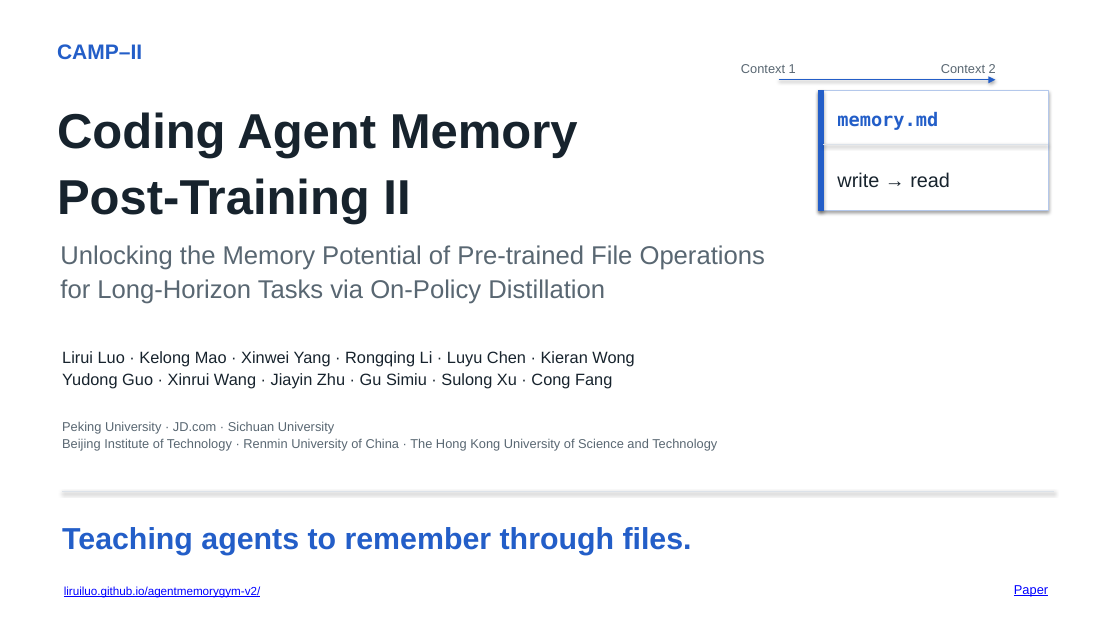
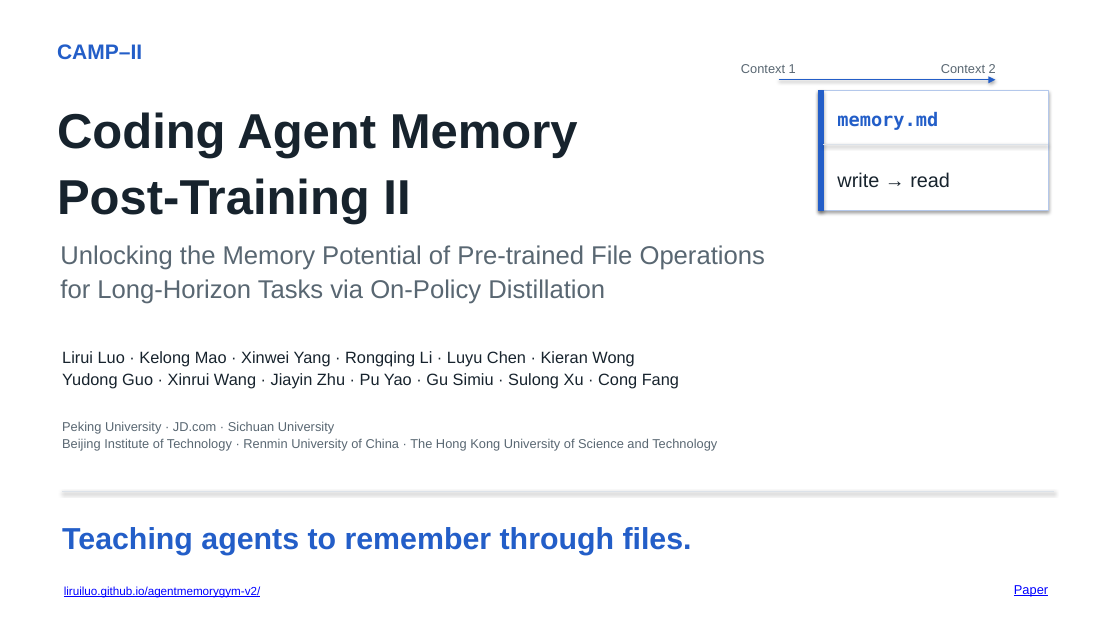
Before and after one commit to liruiluo/agentmemorygym-v2, a slide deck: slide 1 of assets/slides/campii-slides.pptx. Drawn at 1120x630 pixels with LibreOffice and Linux fonts; fonts in the diff are those of the drawing. Boxes give left, top, right and bottom in pixels: in the first picture for what was removed or moved away, otherwise in the second. Text is boxed around its words. In the diff, an @@ line names an element or a change of style, - is before the commit and + after.

```diff
--- a/assets/slides/campii-slides.pptx
+++ b/assets/slides/campii-slides.pptx
@@ text at <box>62,373,679,389</box>: text changed @@
-Yudong Guo · Xinrui Wang · Jiayin Zhu · Gu Simiu · Sulong Xu · Cong Fang
+Yudong Guo · Xinrui Wang · Jiayin Zhu · Pu Yao · Gu Simiu · Sulong Xu · Cong Fang
```
Also in this commit, not shown: 6 other files.
